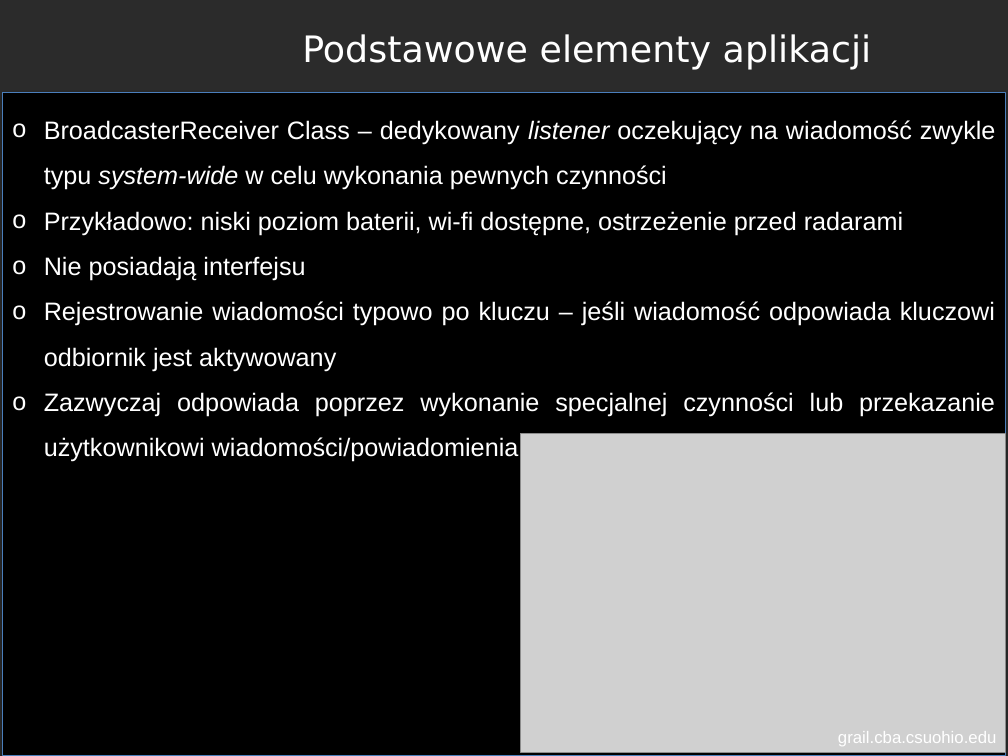
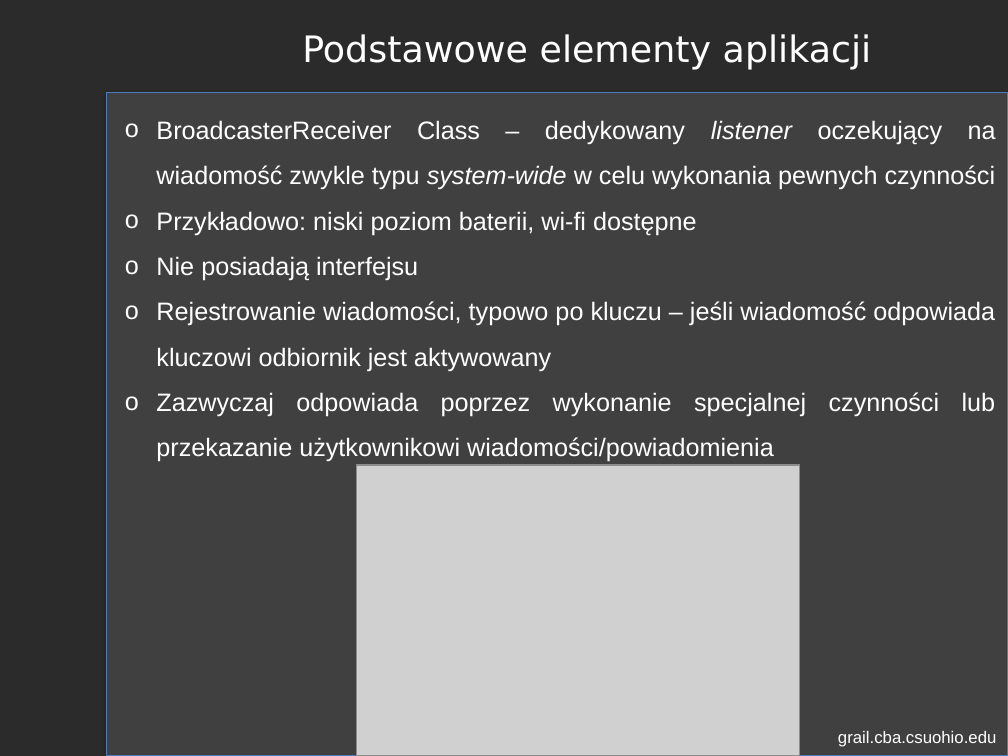
Before and after one commit to RafLew84/PUM, a slide deck: slide 9 of 2023-2024/Wyk/Wyklad1.pptx (slide 6 before the commit). Drawn at 1008x756 pixels with LibreOffice and Linux fonts; fonts in the diff are those of the drawing; grey boxes stand for pictures; background and template pictures are left out; a plain dark background stands for a picture behind light text. Boxes give left, top, right and bottom in pixels: in the first picture for what was removed or moved away, otherwise in the second. Text is boxed around its words. In the diff, an @@ line names an element or a change of style, - is before the commit and + after.

```diff
--- a/2023-2024/Wyk/Wyklad1.pptx
+++ b/2023-2024/Wyk/Wyklad1.pptx
@@ rectangle: place and size @@
-rectangle at (2, 93, 1005, 756)
+rectangle at (107, 93, 1008, 756)
@@ rectangle at (107, 93, 1008, 756): fill #000000 to #404040 @@
@@ text "BroadcasterReceiver Class – dedykowany listener ...": place and size @@
-text "BroadcasterReceiver Class – dedykowany listener ..." at (44, 120, 996, 462)
+text "BroadcasterReceiver Class – dedykowany listener ..." at (156, 120, 996, 462)
@@ text at (156, 211, 697, 235): text changed @@
-o Przykładowo: niski poziom baterii, wi-fi dostępne, ostrzeżenie przed radarami
+o Przykładowo: niski poziom baterii, wi-fi dostępne
@@ text at (156, 301, 995, 371): text changed @@
-o Rejestrowanie wiadomości typowo po kluczu – jeśli wiadomość odpowiada kluczowi odbiornik jest aktywowany
+o Rejestrowanie wiadomości, typowo po kluczu – jeśli wiadomość odpowiada kluczowi odbiornik jest aktywowany
@@ picture: place and size @@
-picture at (521, 433, 1006, 752)
+picture at (357, 465, 799, 756)
```
Also in this commit, not shown: 14 other slides changed, 7 slides added, 6 slides removed.
